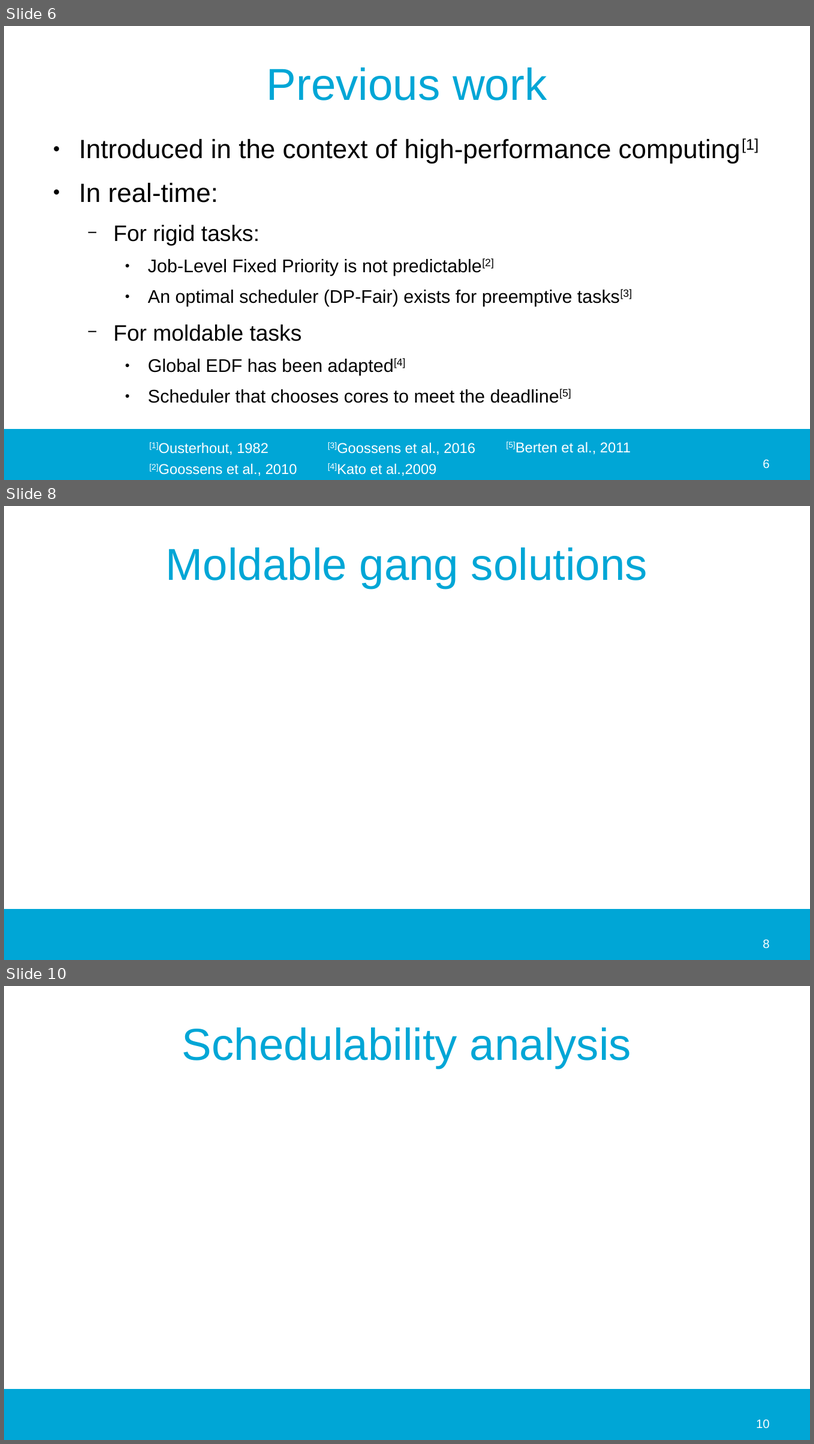
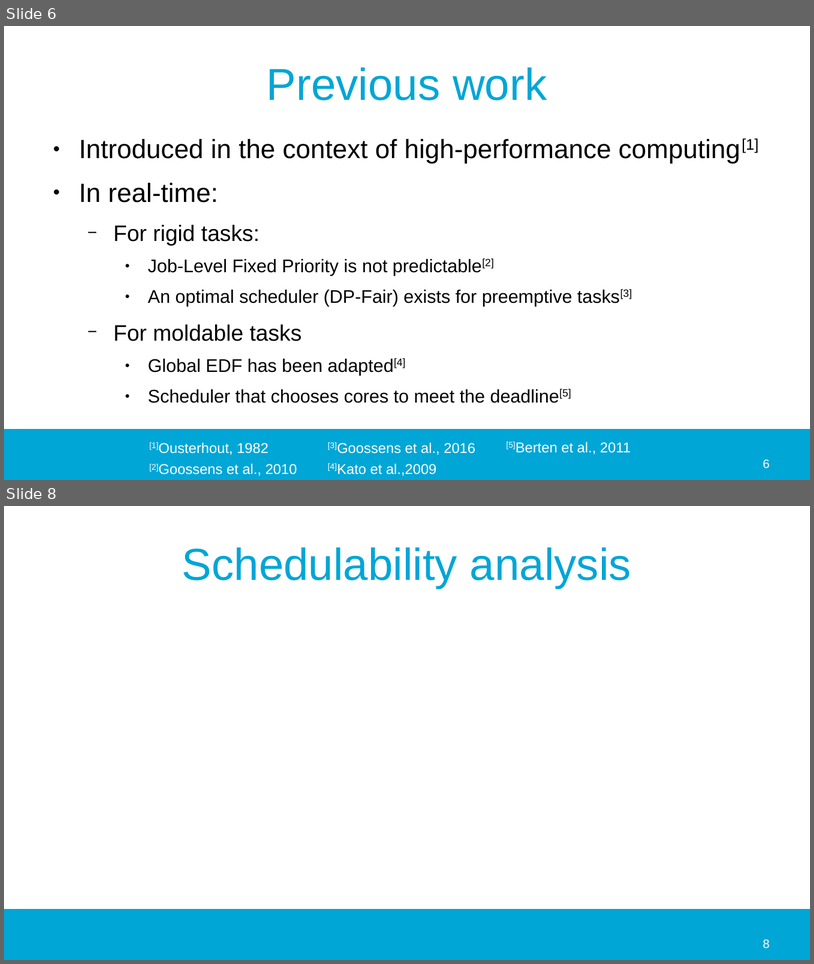
Before and after one commit to jmigual/APATeoria, a slide deck: Notes/TFM_presentations/2020_02_24/2020_02_24.odp. Shown one above the other, each under a label of ours: slides 6, 8 and 10 before the commit, slides 6 and 8 after it; the slides between them are not shown. The pictures are 814x1444 and 814x964 pixels, drawn with LibreOffice and Linux fonts; fonts in the diff are those of the drawing; background and template pictures are left out. Boxes give left, top, right and bottom in pixels: in the first picture for what was removed or moved away, otherwise in the second. Text is boxed around its words. In the diff, an @@ line names an element or a change of style, - is before the commit and + after.

```diff
--- a/Notes/TFM_presentations/2020_02_24/2020_02_24.odp
+++ b/Notes/TFM_presentations/2020_02_24/2020_02_24.odp
@@ slide 8 removed at (4, 506, 810, 960), background #FFFFFF; not listed: 1 template element that a slide beside it also shows @@
@@ title removed at (166, 547, 648, 588) @@
-Moldable gang solutions
@@ page number removed at (763, 939, 770, 948) @@
-8
@@ what was slide 10 is now slide 8 @@
@@ page number at (763, 939, 770, 948): text changed @@
-10
+8
```
Also in this commit, not shown: 1 slide added, 2 other slides removed, 1 other file.
